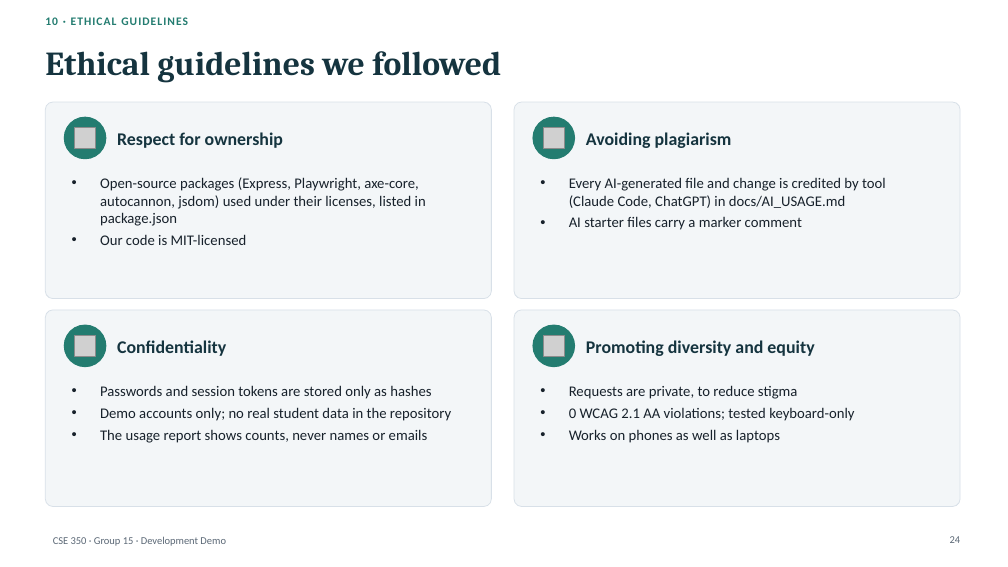
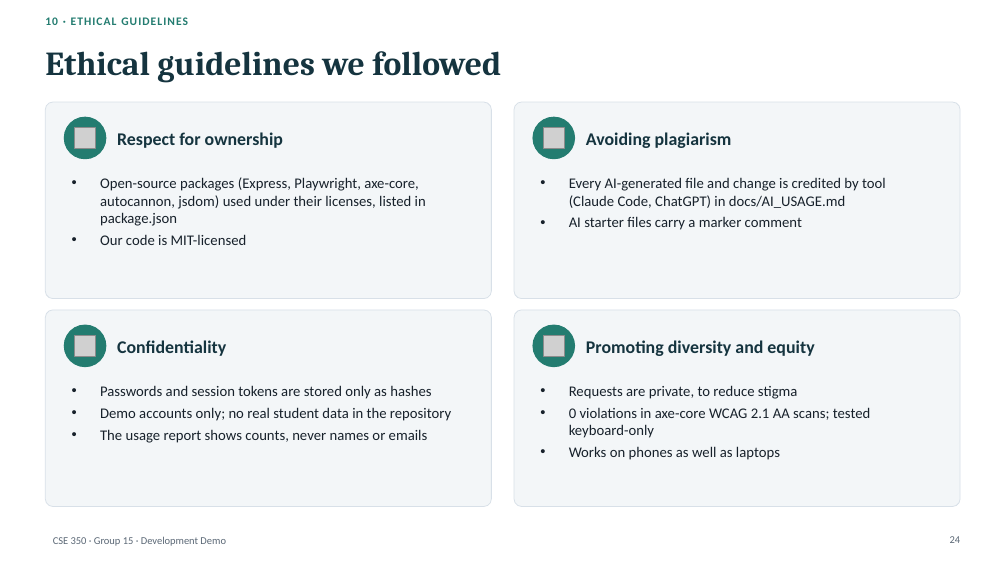
Before and after one commit to a0merr/University-Food-Pantry-CSE-350-, a slide deck: slide 24 of docs/presentation/CSE350_Demo_Deck_DRAFT.pptx. Drawn at 1008x567 pixels with LibreOffice and Linux fonts; fonts in the diff are those of the drawing; grey boxes stand for pictures. Boxes give left, top, right and bottom in pixels: in the first picture for what was removed or moved away, otherwise in the second. Text is boxed around its words. In the diff, an @@ line names an element or a change of style, - is before the commit and + after.

```diff
--- a/docs/presentation/CSE350_Demo_Deck_DRAFT.pptx
+++ b/docs/presentation/CSE350_Demo_Deck_DRAFT.pptx
@@ text at [569, 407, 871, 438]: text changed @@
-• 0 WCAG 2.1 AA violations; tested keyboard-only
+• 0 violations in axe-core WCAG 2.1 AA scans; tested keyboard-only
```
Also in this commit, not shown: 4 other files.
